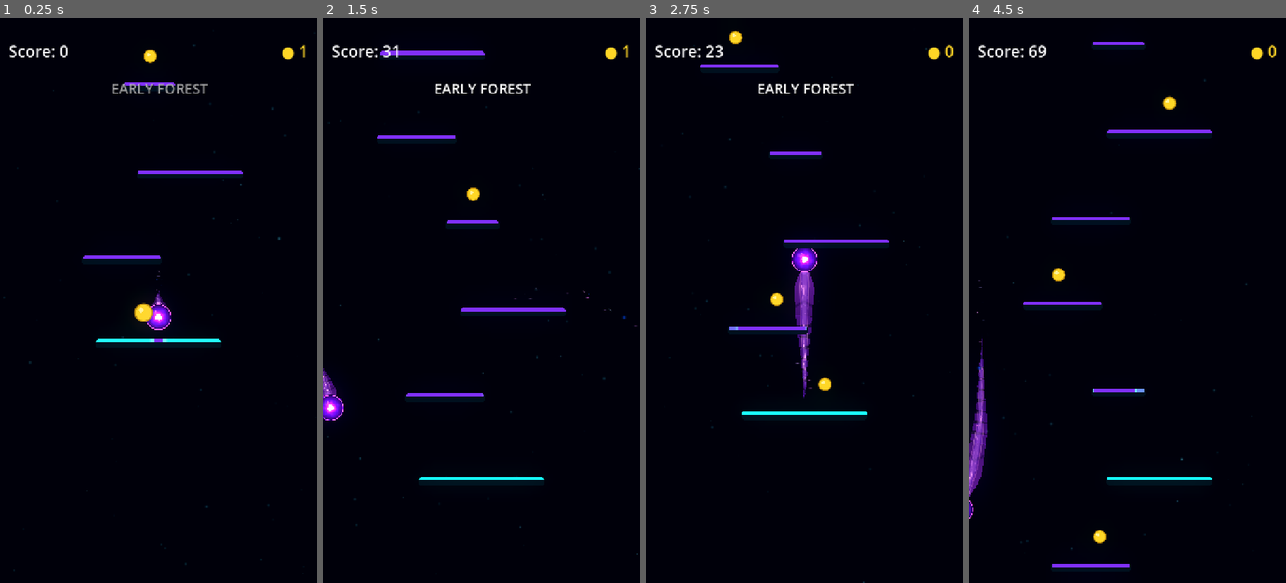
Above: before the commit, frames 1-4 (left to right).
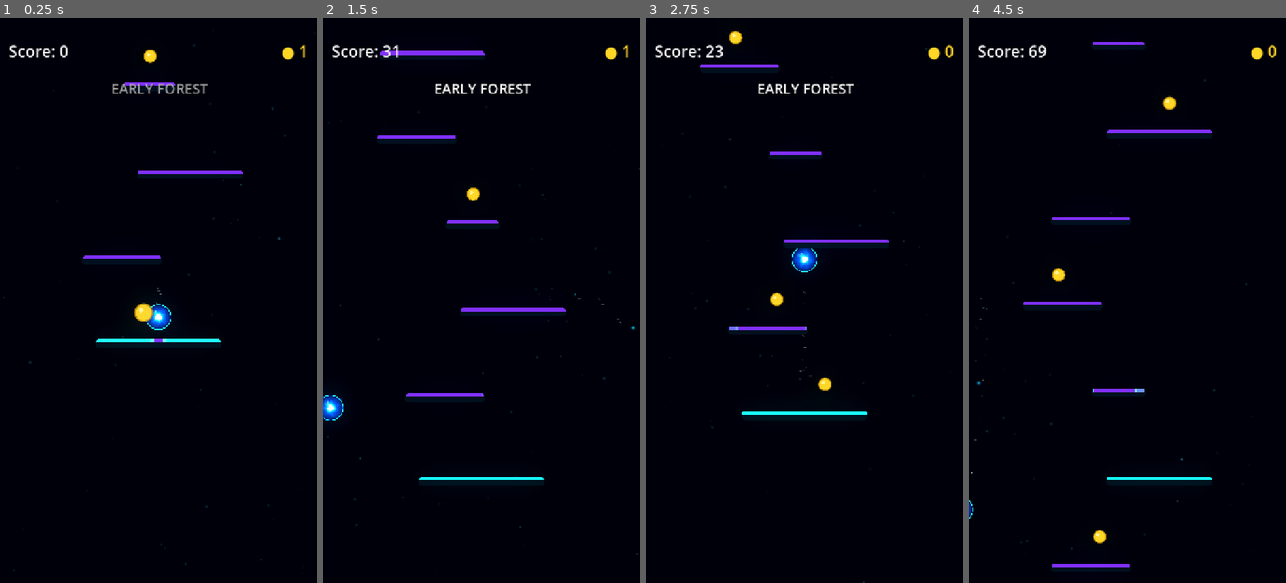
Above: after the commit, the same moments.

Repository: Kryodo/TowerJump
Game: Godot game, scene res://scenes/main.tscn
The game is run twice, just before and just after one commit, with the same random seed, the same clock (stepped at 60 frames per second) and the same inputs.
Inputs (mouse positions are in pixels of both pictures, inside the frame that each line leads up to):
- Up to frame 1 (0.25 s): no input
- Up to frame 2 (1.5 s): move the mouse to (551, 272) at 0.52 s; hold Right (ui_right) 0.53-1.25 s; click (551, 272) at 0.67 s; drag from (418, 328) to (471, 193) at 1.27 s
- Up to frame 3 (2.75 s): click "Nochmal spielen" at 2 s
- Up to frame 4 (4.5 s): move the mouse to (1159, 176) at 2.77 s; hold Right (ui_right) 2.78-3.5 s; drag from (1111, 413) to (1057, 215) at 3.52 s; move the mouse to (1222, 385) at 4.27 s; hold Left (ui_left) from 4.28 s (still down)

The runs differ from the first frame. In frame 1, 0.3% of the frame differs, in the area x 46-54%, y 44-56%; in frame 2, 0.4%; in frame 3, 1.0%, in the area x 46-54%, y 40-68%; in frame 4, 0.9%.
Error after the commit: Parse Error: Function "_update_particle_emitters()" not found in base self. (res://scripts/ball_trail.gd:295)

Commit message:
Map landing gap masks to each trail layer UV space

Diff:
--- a/scripts/ball_trail.gd
+++ b/scripts/ball_trail.gd
@@ -1059,81 +1059,224 @@
 	return closest_break
 
 
+func _empty_shed_gap_intervals() -> Array[Vector4]:
+	return [
+		Vector4(-1.0, -1.0, 0.0, 0.0),
+		Vector4(-1.0, -1.0, 0.0, 0.0),
+		Vector4(-1.0, -1.0, 0.0, 0.0)
+	]
+
+
+func _build_path_gap_intervals(
+	cumulative_distances: Array[float],
+	total_distance: float
+) -> Array[Vector4]:
+	var intervals: Array[Vector4] = _empty_shed_gap_intervals()
+	if not shedding_enabled or total_distance <= 0.01:
+		return intervals
+
+	for event_index in range(mini(_shed_break_events.size(), MAX_ACTIVE_SHED_BREAKS)):
+		var event: Dictionary = _shed_break_events[event_index]
+		var bounds: Vector2 = _shed_event_distance_bounds(event, cumulative_distances)
+		if bounds.x < 0.0 or bounds.y - bounds.x <= 0.01:
+			continue
+
+		var start_skew: float = float(event.get("start_skew", 0.0))
+		var end_skew: float = float(event.get("end_skew", 0.0))
+		var mask_start: float = maxf(bounds.x - SHED_GAP_MASK_PADDING, 0.0)
+		var mask_end: float = minf(bounds.y + SHED_GAP_MASK_PADDING, total_distance)
+		intervals[event_index] = Vector4(
+			mask_start / total_distance,
+			mask_end / total_distance,
+			start_skew / total_distance,
+			end_skew / total_distance
+		)
+	return intervals
+
+
+func _map_path_distance_to_line_uv(
+	target_distance: float,
+	path_cumulative_distances: Array[float],
+	line_cumulative_distances: Array[float],
+	begin_cap_offset: float,
+	line_total_distance: float
+) -> float:
+	if (
+		path_cumulative_distances.size() < 2
+		or line_cumulative_distances.size() != path_cumulative_distances.size()
+		or line_total_distance <= 0.01
+	):
+		return 0.0
+
+	var clamped_distance: float = clampf(
+		target_distance,
+		0.0,
+		path_cumulative_distances[path_cumulative_distances.size() - 1]
+	)
+	var right_index: int = 1
+	while (
+		right_index < path_cumulative_distances.size() - 1
+		and path_cumulative_distances[right_index] < clamped_distance
+	):
+		right_index += 1
+	var left_index: int = right_index - 1
+	var path_span: float = maxf(
+		path_cumulative_distances[right_index] - path_cumulative_distances[left_index],
+		0.001
+	)
+	var blend: float = clampf(
+		(clamped_distance - path_cumulative_distances[left_index]) / path_span,
+		0.0,
+		1.0
+	)
+	var line_distance: float = lerpf(
+		line_cumulative_distances[left_index],
+		line_cumulative_distances[right_index],
+		blend
+	)
+	return clampf((begin_cap_offset + line_distance) / line_total_distance, 0.0, 1.0)
+
+
+func _build_line_gap_intervals(
+	line: Line2D,
+	path_cumulative_distances: Array[float],
+	total_path_distance: float
+) -> Array[Vector4]:
+	var intervals: Array[Vector4] = _empty_shed_gap_intervals()
+	if (
+		not shedding_enabled
+		or line == null
+		or path_cumulative_distances.size() < 2
+		or total_path_distance <= 0.01
+	):
+		return intervals
+
+	var line_points: PackedVector2Array = line.points
+	if line_points.size() != path_cumulative_distances.size():
+		# Fail closed rather than applying body-space UVs to a different line mesh.
+		return intervals
+
+	var line_cumulative_distances: Array[float] = [0.0]
+	var line_path_distance: float = 0.0
+	for point_index in range(1, line_points.size()):
+		line_path_distance += line_points[point_index - 1].distance_to(line_points[point_index])
+		line_cumulative_distances.append(line_path_distance)
+
+	var head_width_factor: float = 1.0
+	var tail_width_factor: float = 1.0
+	if line.width_curve != null:
+		head_width_factor = line.width_curve.sample_baked(0.0)
+		tail_width_factor = line.width_curve.sample_baked(1.0)
+	var begin_cap_offset: float = 0.0
+	var end_cap_offset: float = 0.0
+	if line.begin_cap_mode != Line2D.LINE_CAP_NONE:
+		begin_cap_offset = line.width * 0.5 * head_width_factor
+	if line.end_cap_mode != Line2D.LINE_CAP_NONE:
+		end_cap_offset = line.width * 0.5 * tail_width_factor
+	var line_total_distance: float = (
+		line_path_distance + begin_cap_offset + end_cap_offset
+	)
+	if line_total_distance <= 0.01:
+		return intervals
+
+	for event_index in range(mini(_shed_break_events.size(), MAX_ACTIVE_SHED_BREAKS)):
+		var event: Dictionary = _shed_break_events[event_index]
+		var bounds: Vector2 = _shed_event_distance_bounds(event, path_cumulative_distances)
+		if bounds.x < 0.0 or bounds.y - bounds.x <= 0.01:
+			continue
+
+		# Convert the same physical break into this Line2D's own UV space. This
+		# handles its point positions, width curve, and round/box cap distance.
+		var raw_start: float = maxf(bounds.x - SHED_GAP_MASK_PADDING, 0.0)
+		var raw_end: float = minf(
+			bounds.y + SHED_GAP_MASK_PADDING,
+			total_path_distance
+		)
+		var start_skew: float = float(event.get("start_skew", 0.0))
+		var end_skew: float = float(event.get("end_skew", 0.0))
+		var start_u: float = _map_path_distance_to_line_uv(
+			raw_start,
+			path_cumulative_distances,
+			line_cumulative_distances,
+			begin_cap_offset,
+			line_total_distance
+		)
+		var end_u: float = _map_path_distance_to_line_uv(
+			raw_end,
+			path_cumulative_distances,
+			line_cumulative_distances,
+			begin_cap_offset,
+			line_total_distance
+		)
+		var start_skew_u: float = (
+			_map_path_distance_to_line_uv(
+				minf(raw_start + start_skew, total_path_distance),
+				path_cumulative_distances,
+				line_cumulative_distances,
+				begin_cap_offset,
+				line_total_distance
+			) - start_u
+		)
+		var end_skew_u: float = (
+			end_u - _map_path_distance_to_line_uv(
+				maxf(raw_end - end_skew, 0.0),
+				path_cumulative_distances,
+				line_cumulative_distances,
+				begin_cap_offset,
+				line_total_distance
+			)
+		)
+		intervals[event_index] = Vector4(
+			start_u,
+			end_u,
+			maxf(start_skew_u, 0.0),
+			maxf(end_skew_u, 0.0)
+		)
+	return intervals
+
+
+func _set_shed_gap_uniforms(
+	material: ShaderMaterial,
+	intervals: Array[Vector4]
+) -> void:
+	if material == null:
+		return
+	material.set_shader_parameter("shed_gap_0", intervals[0])
+	material.set_shader_parameter("shed_gap_1", intervals[1])
+	material.set_shader_parameter("shed_gap_2", intervals[2])
+
+
 func _sync_shed_gap_materials(
 	cumulative_distances: Array[float],
 	total_distance: float
 ) -> void:
-	var intervals: Array[Vector4] = [
-		Vector4(-1.0, -1.0, 0.0, 0.0),
-		Vector4(-1.0, -1.0, 0.0, 0.0),
-		Vector4(-1.0, -1.0, 0.0, 0.0)
-	]
-	if shedding_enabled and total_distance > 0.01:
-		for event_index in range(mini(_shed_break_events.size(), MAX_ACTIVE_SHED_BREAKS)):
-			var event: Dictionary = _shed_break_events[event_index]
-			var bounds: Vector2 = _shed_event_distance_bounds(event, cumulative_distances)
-			if bounds.x < 0.0 or bounds.y - bounds.x <= 0.01:
-				continue
-
-			var start_skew: float = float(event.get("start_skew", 0.0))
-			var end_skew: float = float(event.get("end_skew", 0.0))
-			# The aura and bright energy can otherwise blur across the physical
-			# hole. Extend their shader cut slightly beyond the removed geometry.
-			var mask_start: float = maxf(bounds.x - SHED_GAP_MASK_PADDING, 0.0)
-			var mask_end: float = minf(
-				bounds.y + SHED_GAP_MASK_PADDING,
-				total_distance
-			)
-			intervals[event_index] = Vector4(
-				mask_start / total_distance,
-				mask_end / total_distance,
-				start_skew / total_distance,
-				end_skew / total_distance
-			)
-
-	var materials: Array[ShaderMaterial] = []
+	var path_intervals: Array[Vector4] = _build_path_gap_intervals(
+		cumulative_distances, total_distance
+	)
+	var energy_intervals: Array[Vector4] = _build_line_gap_intervals(
+		_energy_line, cumulative_distances, total_distance
+	)
+	var aura_intervals: Array[Vector4] = _build_line_gap_intervals(
+		_trail_aura, cumulative_distances, total_distance
+	)
+
 	var unified_material: ShaderMaterial = null
-	var energy_material: ShaderMaterial = null
-	var aura_material: ShaderMaterial = null
 	if _unified_shape != null:
 		unified_material = _unified_shape.material as ShaderMaterial
+	var energy_material: ShaderMaterial = null
 	if _energy_line != null:
 		energy_material = _energy_line.material as ShaderMaterial
+	var aura_material: ShaderMaterial = null
 	if _trail_aura != null:
 		aura_material = _trail_aura.material as ShaderMaterial
 
-	for material in [unified_material, energy_material, aura_material, _shed_piece_material]:
-		if material != null and not materials.has(material):
-			materials.append(material)
-
-	for material in materials:
-		material.set_shader_parameter("shed_gap_0", intervals[0])
-		material.set_shader_parameter("shed_gap_1", intervals[1])
-		material.set_shader_parameter("shed_gap_2", intervals[2])
-
-
-func _update_particle_emitters(
-	current_world_position: Vector2,
-	movement: Vector2,
-	distance_from_trail: float
-) -> void:
-	if distance_from_trail > 0.01 and distance_from_trail <= max_segment_distance:
-		_last_emission_direction = -movement.normalized()
-
-	# Spawn geometric fragments from the back of the orb, not its centre, so
-	# they appear to break away from the comet tail rather than through the ball.
-	var emission_position: Vector2 = (
-		current_world_position + _last_emission_direction * trail_head_offset
-	)
-	for emitter in _particle_emitters:
-		emitter.global_position = emission_position
-		var material := emitter.process_material as ParticleProcessMaterial
-		if material != null:
-			material.direction = Vector3(
-				_last_emission_direction.x,
-				_last_emission_direction.y,
-				0.0
-			)
+	# The polygon islands are already physically carved by the geometry builder.
+	# Keep their shader unmasked so an unrelated UV edge can never redraw or
+	# accidentally shrink the cut. The detached clone has its own unmasked mat.
+	_set_shed_gap_uniforms(unified_material, path_intervals)
+	_set_shed_gap_uniforms(energy_material, energy_intervals)
+	_set_shed_gap_uniforms(aura_material, aura_intervals)
+	_set_shed_gap_uniforms(_shed_piece_material, _empty_shed_gap_intervals())
 
 
 func _apply_visual_palette() -> void:
